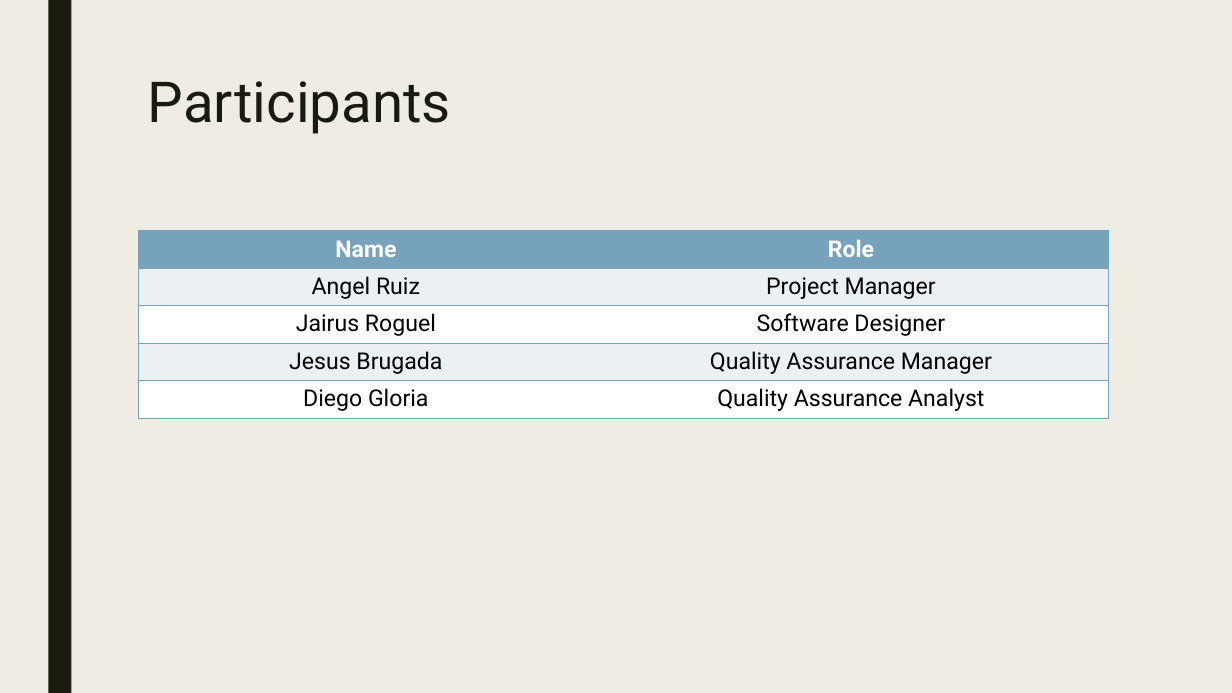
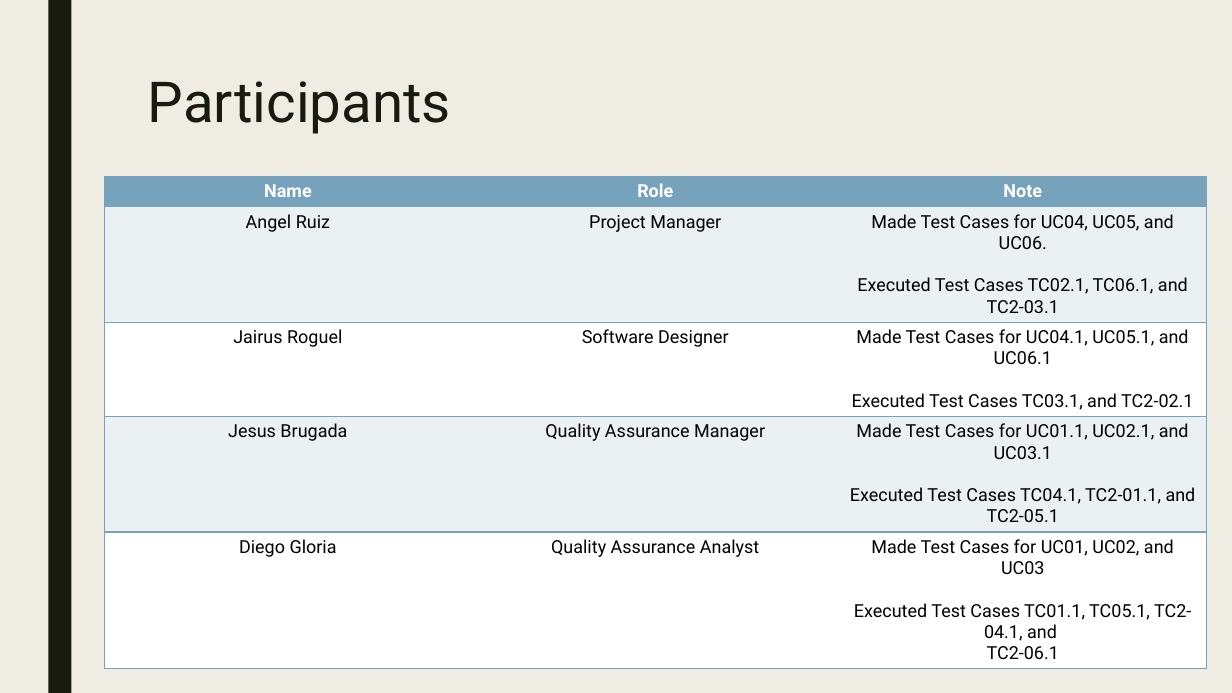
Before and after one commit to asruiz/Quality-Survey-Data-Analysis-System, a slide deck: slide 13 of Documentation/Test Plan/Quality_BrugadaGloriaRoguelRuiz.pptx (slide 10 before the commit). Drawn at 1232x693 pixels with LibreOffice and Linux fonts; fonts in the diff are those of the drawing. Boxes give left, top, right and bottom in pixels: in the first picture for what was removed or moved away, otherwise in the second. Text is boxed around its words. In the diff, an @@ line names an element or a change of style, - is before the commit and + after.

Commit message:
Updated the Quality Test Plan
Changes due to additional test cases and presentation of github commits

```diff
--- a/Documentation/Test Plan/Quality_BrugadaGloriaRoguelRuiz.pptx
+++ b/Documentation/Test Plan/Quality_BrugadaGloriaRoguelRuiz.pptx
@@ table at (104,177,1208,663) @@
+column 3: Note | Made Test Cases for UC04, UC05, and UC06. / Executed Test Cases TC02.1, TC06.1, and TC2-03.1 | Made Test Cases for UC04.1, UC05.1, and UC06.1 / Executed Test Cases TC03.1, and TC2-02.1 | Made Test Cases for UC01.1, UC02.1, and UC03.1 / Executed Test Cases TC04.1, TC2-01.1, and TC2-05.1 | Made Test Cases for UC01, UC02, and UC03 / Executed Test Cases TC01.1, TC05.1, TC2-04.1, and / TC2-06.1
@@ table: place and size @@
-table at (139,231,1109,419)
+table at (104,177,1208,663)
```
Also in this commit, not shown: 5 other slides changed, 5 slides added, 1 slide removed.
